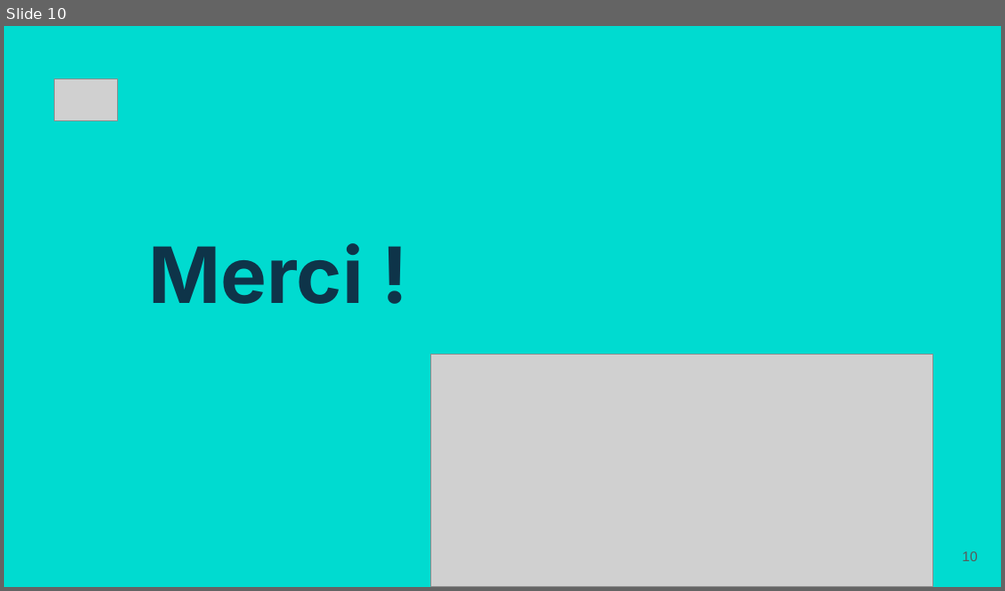
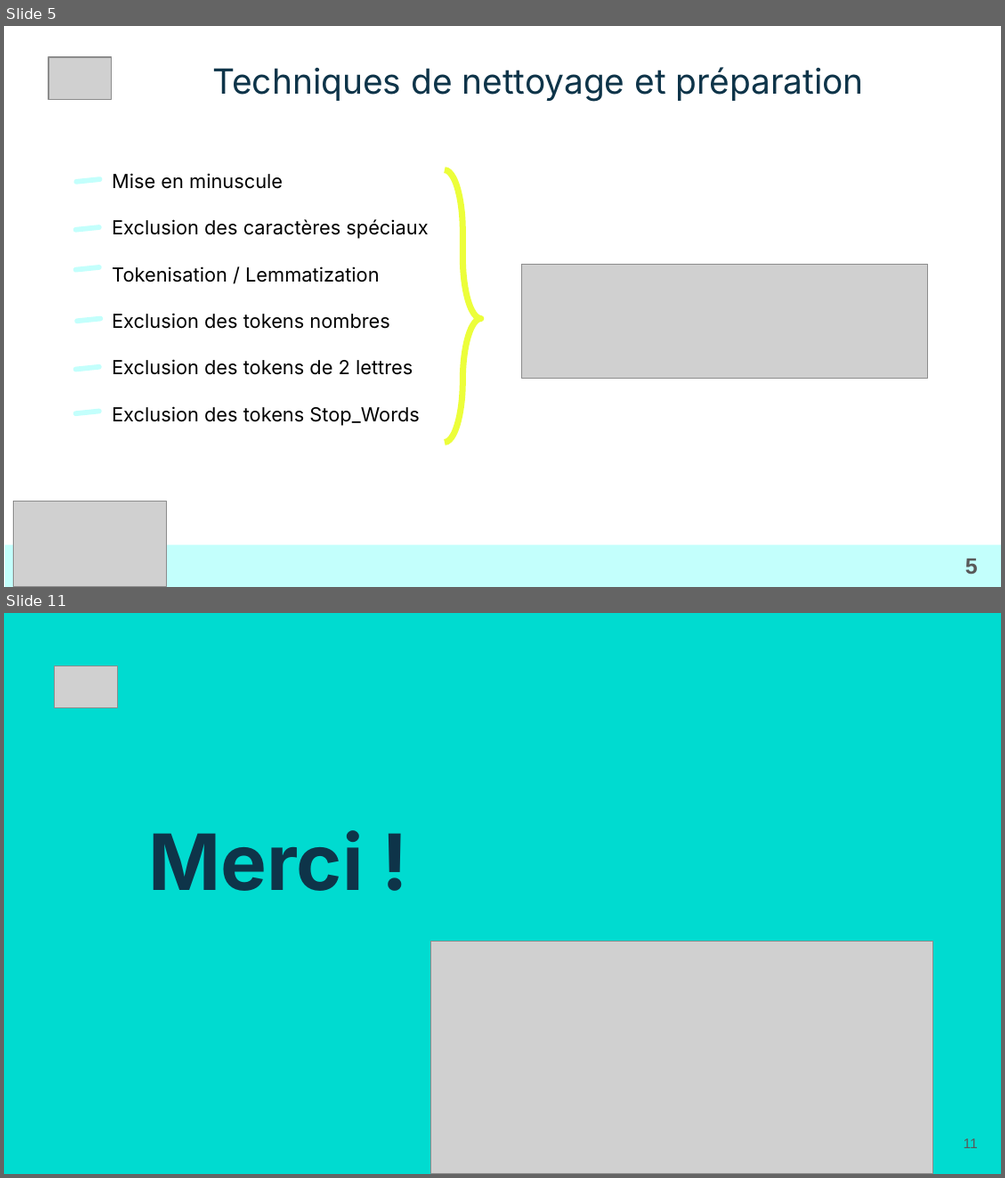
Before and after one commit to LoicV17/LoicValentini_Jedha_Certifications, a slide deck: CDSD_Concepteur_Developpeur_Sciences_Donnees/Presentations/ppt_versions/Bloc3_CDSD_Loic_Valentini.pptx. Shown one above the other, each under a label of ours: slide 10 before the commit, slides 5 and 11 after it; the slides between them are not shown. The pictures are 1005x591 and 1005x1178 pixels, drawn with LibreOffice and Linux fonts; fonts in the diff are those of the drawing; grey boxes stand for pictures; background and template pictures are left out. Boxes give left, top, right and bottom in pixels: in the first picture for what was removed or moved away, otherwise in the second. Text is boxed around its words. In the diff, an @@ line names an element or a change of style, - is before the commit and + after.

```diff
--- a/CDSD_Concepteur_Developpeur_Sciences_Donnees/Presentations/ppt_versions/Bloc3_CDSD_Loic_Valentini.pptx
+++ b/CDSD_Concepteur_Developpeur_Sciences_Donnees/Presentations/ppt_versions/Bloc3_CDSD_Loic_Valentini.pptx
@@ slide 5 added at (4, 26, 1001, 587), background picture (left out) @@
@@ picture added at (48, 57, 112, 99) @@
@@ title added at (212, 67, 864, 102), 25 pt, text #0E3449 @@
+Techniques de nettoyage et préparation
@@ rounded rectangle added at (73, 176, 103, 184), fill #C3FFFC @@
@@ text added at (112, 173, 428, 426), 14 pt, text #000000 @@
+Mise en minuscule
+Exclusion des caractères spéciaux
+Tokenisation / Lemmatization
+Exclusion des tokens nombres
+Exclusion des tokens de 2 lettres
+Exclusion des tokens Stop_Words
@@ right brace added at (445, 169, 480, 442), outline #EDFE3B 4.5 pt @@
@@ rounded rectangle added at (73, 224, 102, 232), fill #C3FFFC @@
@@ rounded rectangle added at (73, 265, 102, 273), fill #C3FFFC @@
@@ picture added at (521, 265, 928, 378) @@
@@ rounded rectangle added at (74, 315, 104, 323), fill #C3FFFC @@
@@ rounded rectangle added at (73, 363, 102, 371), fill #C3FFFC @@
@@ rounded rectangle added at (73, 409, 102, 416), fill #C3FFFC @@
@@ picture added at (13, 500, 167, 586) @@
@@ rectangle added at (5, 544, 1001, 586), fill #C3FFFC @@
@@ page number added at (965, 558, 978, 573), 16 pt, text #595959, bold @@
+5
@@ what was slide 10 is now slide 11 @@
@@ page number at (963, 1138, 978, 1148): text changed @@
-10
+11
```
Also in this commit, not shown: 2 slides changed, 7 other slides added, 7 slides removed, 2 other files.
